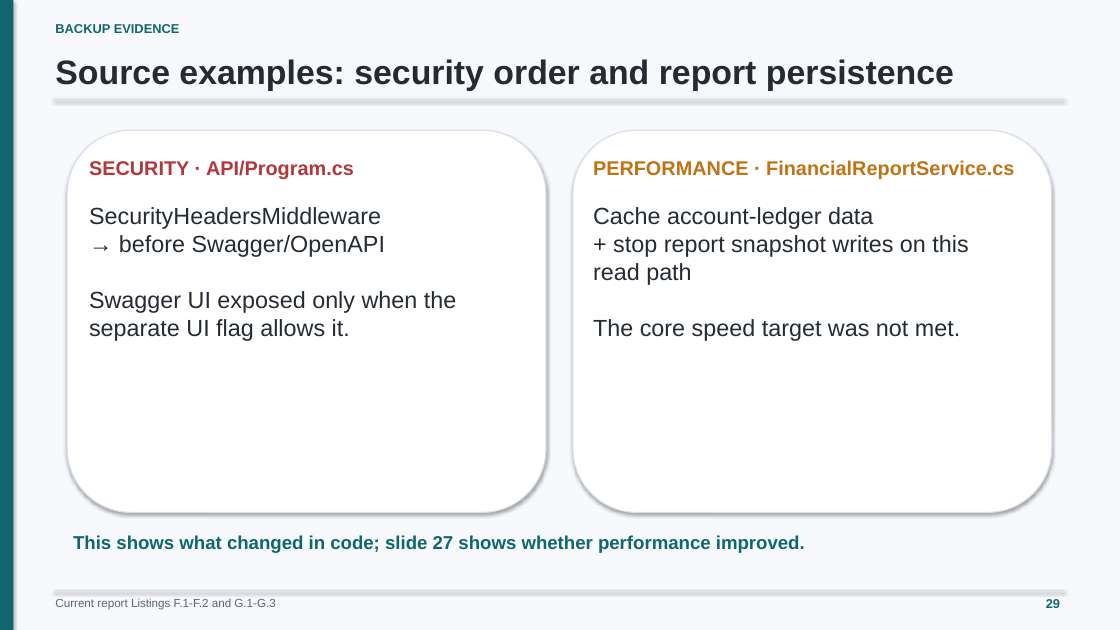
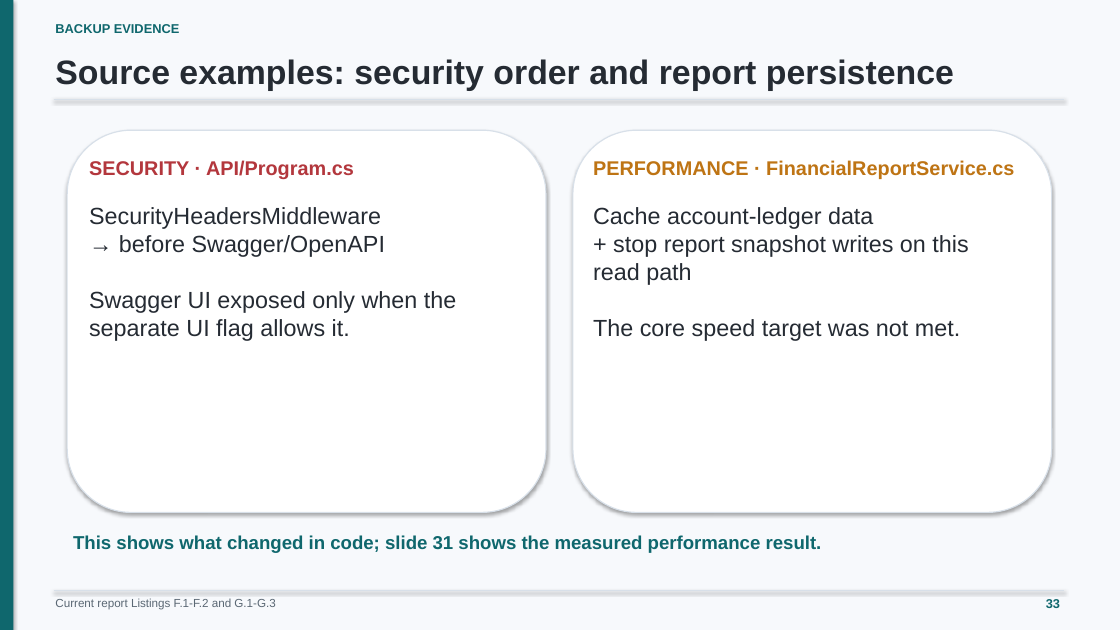
Before and after one commit to minatozaki98/financial-accounting, a slide deck: slide 33 of Document/outputs/final-defense/G6519692_Zaw_Ye_Htut_Ko_Final_Thesis_Defense.pptx (slide 29 before the commit). Drawn at 1120x630 pixels with LibreOffice and Linux fonts; fonts in the diff are those of the drawing. Boxes give left, top, right and bottom in pixels: in the first picture for what was removed or moved away, otherwise in the second. Text is boxed around its words. In the diff, an @@ line names an element or a change of style, - is before the commit and + after.

```diff
--- a/Document/outputs/final-defense/G6519692_Zaw_Ye_Htut_Ko_Final_Thesis_Defense.pptx
+++ b/Document/outputs/final-defense/G6519692_Zaw_Ye_Htut_Ko_Final_Thesis_Defense.pptx
@@ text at box(73, 535, 822, 553): text changed @@
-This shows what changed in code; slide 27 shows whether performance improved.
+This shows what changed in code; slide 31 shows the measured performance result.
@@ text at box(1046, 599, 1060, 608): text changed @@
-29
+33
```
Also in this commit, not shown: 34 other slides changed, 5 slides added, 3 slides removed, 2 other files.
